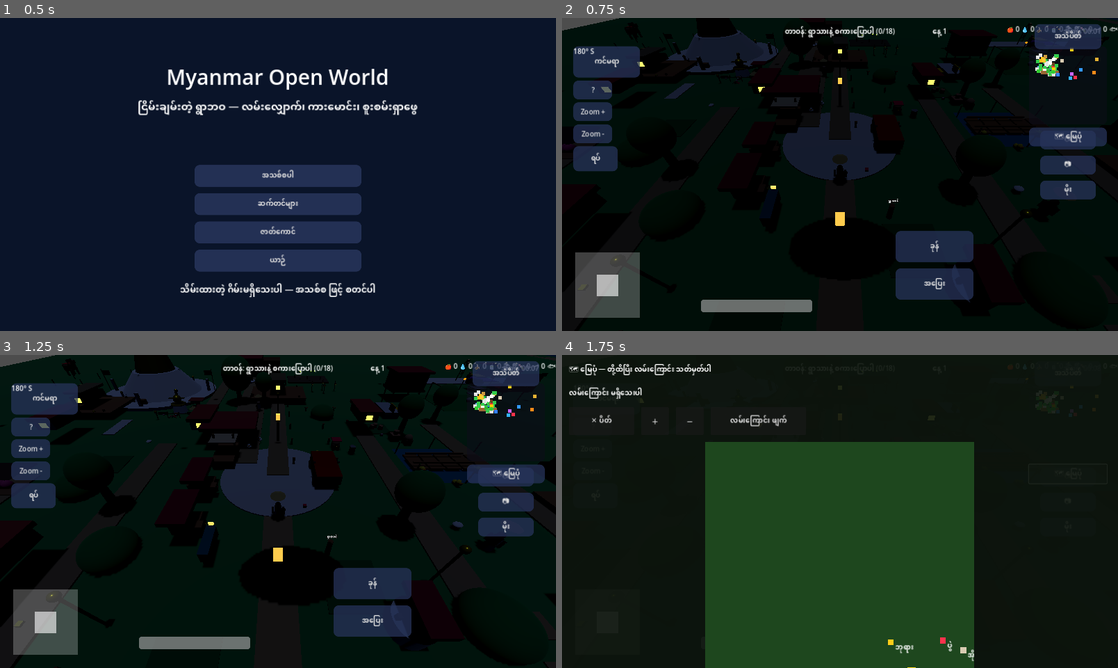
Above: before the commit, frames 1-4 (two rows, left to right).
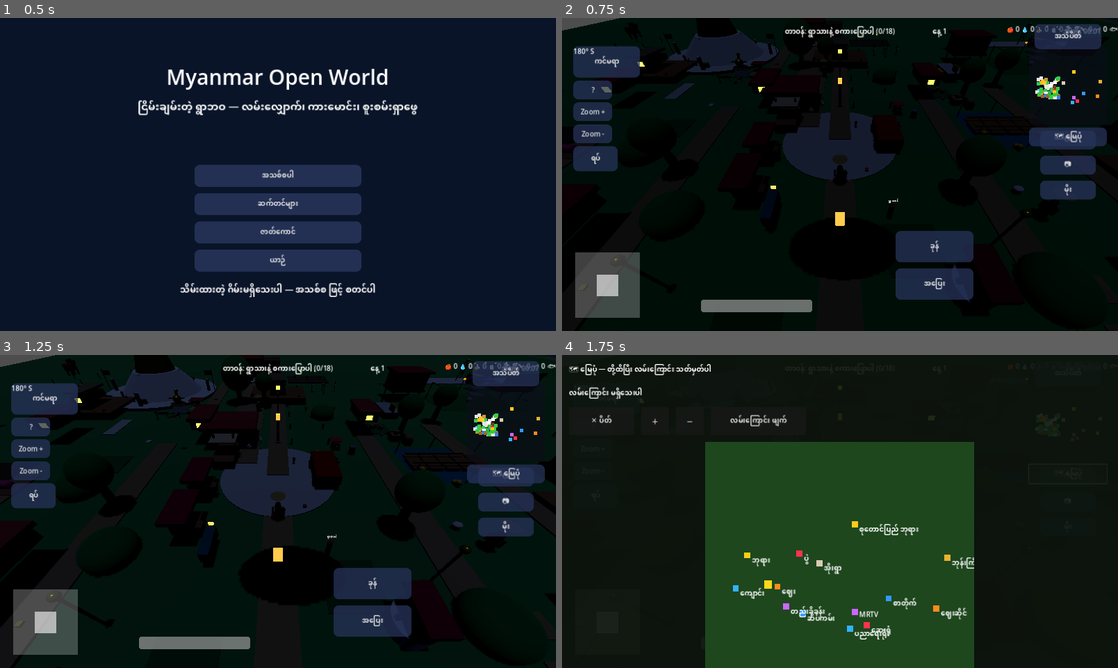
Above: after the commit, the same moments.

Repository: sudohlaingwin/gta-open-world
Game: Godot game, scene res://scenes/ui/main_menu.tscn
Same seed, same stepped clock (60 frames per second), same inputs: the game is played once before the commit and once after it.
Inputs:
- Up to frame 1 (0.5 s): no input
- Up to frame 2 (0.75 s): click "အသစ်စပါ" at 0.5 s
- Up to frame 3 (1.25 s): no input
- Up to frame 4 (1.75 s): click "🗺 မြေပုံ" at 1.25 s

Frame 1 is identical in both runs. In frame 2, 0.6% of the frame differs, in the area x 85-98%, y 9-28%; in frame 3, 0.6%; in frame 4, 1.5%, in the area x 30-75%, y 53-100%.

Commit message:
Slice 49: generalise the map transform (audit item 6, re-scoped and closed) + review of opponent slice-75 (f2cf739)

Diff:
--- /dev/null
+++ b/map_transform.gd
@@ -0,0 +1,121 @@
+## Slice 49: ONE shared world<->map transform for every map surface.
+## Re-scope finding (audit item 6, verified by code reading + a headless
+## probe on the pre-change tree): the audit's "+-50 m" complaint was
+## already half-fixed by Slice 37 (world map re-centred to centre x 90 /
+## span 320), but TWO live defects remained, both in the transform:
+## 1. The minimap (player.gd put()) applied the X mapping to Z as well:
+##    (wpos.z + 70.0) / 320.0 * 170.0 treats Z as if it spanned
+##    -70..250 (the X range) instead of the real -110..110. The whole
+##    northern strip (z -110..-70) pinned to the panel's top edge, and
+##    the village centre (z 0) sat at 37 px of 170 (22% down) instead of
+##    centred. The minimap and the world map DISAGREED on Z for the
+##    same world point. The 170 px panel size was also stale: the
+##    MinimapPanel is anchor-relative (0.84-0.98 x 0.09-0.34 of the
+##    viewport), so on a real phone it is not 170 px at all (179x180
+##    in the headless 1280x720 probe) and dots clustered in the
+##    panel's top-left corner.
+## 2. The world map (world_map.gd) placed its markers in the WRONG
+##    coordinate space: world_to_map returned OVERLAY coordinates
+##    (centre includes _map_area.position) but the dots are children
+##    of _map_area, so their positions are read as AREA-LOCAL. The
+##    probe proved it exactly: the pagoda dot's global position was
+##    (750.55, 654.23) against an expected screen position of
+##    (427.15, 461.23) — off by (323.4, 193.0), exactly
+##    _map_area.position (330.4, 200) minus the 7 px dot half-size.
+##    Dots were displaced down-right and clipped at the area edge.
+##    The tap path had the mirror-image bug: _gui_input delivers
+##    AREA-LOCAL positions, but map_to_world treated them as overlay
+##    coordinates, so a tap on empty map landed ~171 m west / ~69 m
+##    north of the finger at zoom 1 on a 1920x1080 screen. (Tapping
+##    exactly on a displaced dot round-tripped by accident, because
+##    the two offsets cancel — which is why the feature looked alive
+##    while the map itself rendered wrong.)
+## This file fixes both by construction: one fit-the-rect transform,
+## bounds read from the live ground plane, area-local coordinates
+## for every map surface. The world map's on-screen mapping for a
+## square area is PIXEL-IDENTICAL to the old formula (same scale,
+## same centre, same zoom-about-centre + pan); only the coordinate
+## space is corrected and the tap clamp is tightened to the ground
+## rect (taps in the old square region's void bands used to place a
+## beacon at z up to +-160, beyond the ground plane, where the
+## player can never walk — they now clamp to the ground edge).
+## Guidance (Slice 34) and the beacon use raw world coordinates and
+## are untouched by this file.
+class_name MapTransform
+extends RefCounted
+
+## Fallback bounds: the actual ground rect from main.tscn
+## (GroundMesh PlaneMesh 320x220 at (90, 0, 0) -> x -70..250,
+## z -110..110). Used only if configure_from_ground never runs;
+## in the live game it always runs at world spawn (player._ready)
+## and again whenever the world map opens, so the scene is the
+## single source of truth and this fallback is never consulted.
+static var min_x: float = -70.0
+static var max_x: float = 250.0
+static var min_z: float = -110.0
+static var max_z: float = 110.0
+static var configured: bool = false
+
+
+## Reads the bounds from a ground MeshInstance3D: PlaneMesh size
+## maps to world x/z spans (times the node's global scale), and the
+## node's global position is the rect centre. Returns false (and
+## keeps the previous bounds) when anything is missing or degenerate.
+static func configure_from_ground(ground: Node3D) -> bool:
+	if ground == null:
+		return false
+	var mi := ground as MeshInstance3D
+	if mi == null:
+		return false
+	var plane := mi.mesh as PlaneMesh
+	if plane == null:
+		return false
+	var sx := plane.size.x * mi.global_transform.basis.x.length()
+	var sz := plane.size.y * mi.global_transform.basis.z.length()
+	if sx <= 0.0 or sz <= 0.0:
+		return false
+	var c := mi.global_position
+	min_x = c.x - sx * 0.5
+	max_x = c.x + sx * 0.5
+	min_z = c.z - sz * 0.5
+	max_z = c.z + sz * 0.5
+	configured = true
+	return true
+
+
+## World metres -> panel-local pixels. The world rect is fitted
+## into the panel preserving aspect: the scale is limited by the
+## tighter axis and the shorter axis is centred, so a square panel
+## shows the 320x220 world with void bands top/bottom (exactly the
+## old world map's square-region rendering) and a non-square panel
+## never stretches the world.
+static func world_to_panel(wx: float, wz: float, panel_size: Vector2) -> Vector2:
+	var span_x := max_x - min_x
+	var span_z := max_z - min_z
+	if panel_size.x <= 0.0 or panel_size.y <= 0.0 or span_x <= 0.0 or span_z <= 0.0:
+		return Vector2.ZERO
+	var s := minf(panel_size.x / span_x, panel_size.y / span_z)
+	var off := (panel_size - Vector2(span_x, span_z) * s) * 0.5
+	return off + Vector2(wx - min_x, wz - min_z) * s
+
+
+## Panel-local pixels -> world metres, clamped to the ground rect
+## (a tap in a void band lands on the ground edge, never in the void
+## beyond the plane where the player cannot walk).
+static func panel_to_world(px: float, py: float, panel_size: Vector2) -> Vector2:
+	var span_x := max_x - min_x
+	var span_z := max_z - min_z
+	if panel_size.x <= 0.0 or panel_size.y <= 0.0 or span_x <= 0.0 or span_z <= 0.0:
+		return Vector2.ZERO
+	var s := minf(panel_size.x / span_x, panel_size.y / span_z)
+	var off := (panel_size - Vector2(span_x, span_z) * s) * 0.5
+	var w := (Vector2(px, py) - off) / s
+	return Vector2(clampf(w.x + min_x, min_x, max_x), clampf(w.y + min_z, min_z, max_z))
+
+
+## Keeps a marker dot fully inside its panel (dot_size is the dot's
+## own size, so no panel-size or dot-size literal lives anywhere).
+static func clamp_dot(pos: Vector2, panel_size: Vector2, dot_size: Vector2) -> Vector2:
+	return Vector2(
+		clampf(pos.x, 0.0, maxf(panel_size.x - dot_size.x, 0.0)),
+		clampf(pos.y, 0.0, maxf(panel_size.y - dot_size.y, 0.0)))
--- a/player.gd
+++ b/player.gd
@@ -49,6 +49,7 @@
 var touch_yaw_left: bool = false
 var touch_yaw_right: bool = false
 var minimap_dots: Dictionary = {}
+var minimap_panel: Control = null
 var compass_label: Label = null
 # Slice 34: waypoint guidance HUD (completes the Slice 28 map waypoint).
 # Nodes live in the real scene (JoystickLayer/GuidePanel34) and are
@@ -246,6 +247,20 @@
 	_apply_outfit()
 	_apply_hud_scale()
 	apply_graphics_quality()
+	_configure_map_bounds()
+
+
+## Slice 49: the shared map transform reads the live ground plane
+## once at spawn (GroundMesh PlaneMesh 320x220 at (90, 0, 0) in
+## main.tscn), so the minimap, the world map, and the waypoint all
+## derive their bounds from the same scene source. Falls back to
+## the same rect if the node is ever absent (MapTransform keeps its
+## fallback bounds in that case); the world map re-configures on
+## open as a second guarantee.
+func _configure_map_bounds() -> void:
+	var ground := get_node_or_null("../GroundMesh") as Node3D
+	if ground != null:
+		MapTransform.configure_from_ground(ground)
 
 
 ## Audit item 4: graphics quality. Reads SaveManager.graphics_quality
@@ -1185,16 +1200,24 @@
 	if guide_dist != null:
 		guide_dist.text = "%d m" % int(dist)
 
-## Slice 10 REAL minimap: dots positioned from real world positions
-## (world spans roughly -50..50 on x/z; the panel is ~170 px, so
-## (w + 50) / 100 * 170 maps world to panel). Unlike a static
-## panel with a rotating icon, these dots actually move: player
-## (yellow), villagers (green), pagoda (gold), vehicles (white).
+## Slice 10 REAL minimap, Slice 49 transform: dots positioned from
+## real world positions through the SHARED MapTransform (bounds read
+## from the live GroundMesh at spawn, not literals). The old Slice 10
+## formula ((w + 70) / 320 * 170, same for x and z) is gone: it
+## applied the X range (-70..250) to Z as well, pinning the whole
+## northern strip (z -110..-70) to the panel's top edge, and its
+## hardcoded 170 px panel size was stale — MinimapPanel is
+## anchor-relative, so its real size comes from the panel itself.
+## Dots are clamped by their own size, so nothing hangs off the
+## panel edge. Unlike a static panel with a rotating icon, these
+## dots actually move: player (yellow), villagers (green), pagoda
+## (gold), vehicles (white).
 func _update_minimap() -> void:
 	if minimap_dots.is_empty():
 		var panel := get_node_or_null("../JoystickLayer/MinimapPanel")
 		if panel == null:
 			return
+		minimap_panel = panel as Control
 		for name in ["PlayerDot", "VillagerDot1", "VillagerDot2", "VillagerDot3", "VillagerDot4", "PagodaDot",
 				"VehicleDotCar", "VehicleDotCart", "VehicleDotMotorcycle", "VehicleDotAirplane",
 				"VehicleDotCow", "VehicleDotHelicopter",
@@ -1212,10 +1235,10 @@
 			return
 	var put := func(dot_name: String, wpos: Vector3) -> void:
 		var dot: ColorRect = minimap_dots.get(dot_name)
-		if dot != null:
-			var mx := clampf((wpos.x + 70.0) / 320.0 * 170.0, 0.0, 162.0)
-			var my := clampf((wpos.z + 70.0) / 320.0 * 170.0, 0.0, 162.0)
-			dot.position = Vector2(mx, my)
+		if dot != null and minimap_panel != null:
+			dot.position = MapTransform.clamp_dot(
+				MapTransform.world_to_panel(wpos.x, wpos.z, minimap_panel.size),
+				minimap_panel.size, dot.size)
 	put.call("PlayerDot", global_position)
 	var villagers := get_tree().get_nodes_in_group("villagers")
 	for i in range(min(villagers.size(), 10)):
--- a/world_map.gd
+++ b/world_map.gd
@@ -10,15 +10,25 @@
 ## Clear removes it. The waypoint also shows on the minimap (player.gd
 ## reads has_waypoint/waypoint) and as a red beacon in the world.
 ## Zoom is button-driven (touch-friendly); drag pans the map.
-## Pause bookkeeping: opening records whether the tree was already
-## paused and closing restores exactly that state (never unpauses
-## unconditionally). The panel uses pause_mode always (set in the scene)
-## so its buttons work while the tree is paused.
+## Slice 49 (audit item 6, re-scoped): the world map no longer owns
+## its own centre/span constants — it uses the SHARED MapTransform
+## (bounds read from the live GroundMesh, same source as the
+## minimap). The Slice 28 formula's VALUES are preserved exactly
+## (same scale, same zoom-about-centre + pan), but its coordinate
+## SPACE is corrected: the old world_to_map returned OVERLAY
+## coordinates (centre included _map_area.position) while the dots
+## are children of _map_area, so every dot rendered displaced by
+## _map_area.position and clipped at the area edge — and taps,
+## which _gui_input delivers AREA-LOCAL, were read back as overlay
+## coordinates, landing ~171 m / ~69 m off at zoom 1. Both paths are
+## area-local now. One deliberate difference from the old tap clamp:
+## taps in the square area's void bands (world z beyond +-110) used
+## to place a beacon up to z +-160, outside the ground plane where
+## the player can never walk; they now clamp to the ground edge.
+## Slice 34 guidance and the beacon use raw world coordinates and
+## are untouched by this change.
 extends Control
 
-const WORLD_HALF: float = 160.0
-const WORLD_SPAN: float = 320.0
-const WORLD_CENTER_X: float = 90.0
 const MIN_ZOOM: float = 0.5
 const MAX_ZOOM: float = 3.0
 const TAP_SLOP_PX: float = 14.0
@@ -182,27 +192,35 @@
 	_update_markers()
 
 
-## Shared transform, documented once: world metres (-50..50 on x/z) map
-## linearly onto the square map area, scaled by zoom and shifted by pan.
-## Same orientation as the minimap (panel x from world x, panel y from
-## world z) so the two maps never disagree.
+## Shared transform, documented once (Slice 49): world metres map
+## through the shared MapTransform onto the map AREA, in AREA-LOCAL
+## coordinates (the dots are children of _map_area, so their
+## positions are read in area space — NOT overlay space). Same
+## orientation as the minimap (panel x from world x, panel y from
+## world z) so the two maps never disagree. Zoom scales about the
+## area centre; pan shifts after zoom. The area is square, so the
+## fit scale is side/320 and the 320x220 world sits centred with
+## void bands top/bottom — the same rendering the Slice 28 square
+## region produced, pixel for pixel.
 func world_to_map(wx: float, wz: float) -> Vector2:
 	if _map_area == null:
 		return Vector2.ZERO
-	var scale := (_map_area.size.x / WORLD_SPAN) * zoom
-	var center := _map_area.position + _map_area.size * 0.5
-	return center + Vector2(wx - WORLD_CENTER_X, wz) * scale + pan
-
-
-func map_to_world(screen_pos: Vector2) -> Vector2:
+	var base := MapTransform.world_to_panel(wx, wz, _map_area.size)
+	return _map_area.size * 0.5 + (base - _map_area.size * 0.5) * zoom + pan
+
+
+## Inverse of world_to_map. Takes AREA-LOCAL coordinates — exactly
+## what _gui_input delivers for touches on _map_area (documented
+## Godot behaviour: event positions are relative to the control).
+## Clamped to the ground rect by MapTransform (see the Slice 49
+## header note about the old +-160 z clamp).
+func map_to_world(area_pos: Vector2) -> Vector2:
 	if _map_area == null:
 		return Vector2.ZERO
-	var scale := (_map_area.size.x / WORLD_SPAN) * zoom
-	if scale <= 0.0:
+	if zoom == 0.0:
 		return Vector2.ZERO
-	var center := _map_area.position + _map_area.size * 0.5
-	var w := (screen_pos - center - pan) / scale
-	return Vector2(clampf(w.x + WORLD_CENTER_X, WORLD_CENTER_X - WORLD_HALF, WORLD_CENTER_X + WORLD_HALF), clampf(w.y, -WORLD_HALF, WORLD_HALF))
+	var base := _map_area.size * 0.5 + (area_pos - pan - _map_area.size * 0.5) / zoom
+	return MapTransform.panel_to_world(base.x, base.y, _map_area.size)
 
 
 func _world_root() -> Node:
@@ -242,8 +260,7 @@
 	var player := world.get_node_or_null("Player") as Node3D
 	if player != null and _player_dot != null:
 		var pp := world_to_map(player.global_position.x, player.global_position.z)
-		pp.x = clampf(pp.x, _map_area.position.x, _map_area.position.x + _map_area.size.x - 18.0)
-		pp.y = clampf(pp.y, _map_area.position.y, _map_area.position.y + _map_area.size.y - 18.0)
+		pp = MapTransform.clamp_dot(pp, _map_area.size, _player_dot.size)
 		_player_dot.position = pp
 	if _waypoint_dot != null:
 		_waypoint_dot.visible = has_waypoint
@@ -279,10 +296,23 @@
 
 
 func open_map() -> void:
+	_configure_map_bounds()
 	was_paused = get_tree().paused
 	visible = true
 	get_tree().paused = true
 	_update_markers()
+
+
+## Slice 49: second guarantee that the shared transform reads the
+## live ground plane (the first is player._ready at spawn). The map
+## only ever opens in-game, long after spawn, so this refresh is
+## cheap insurance against any _ready ordering change.
+func _configure_map_bounds() -> void:
+	var world := _world_root()
+	if world != null:
+		var ground := world.get_node_or_null("GroundMesh") as Node3D
+		if ground != null:
+			MapTransform.configure_from_ground(ground)
 
 
 func close_map() -> void:
@@ -301,6 +331,10 @@
 	_info_label.text = "လမ်းကြောင်း မရှိသေးပါ"
 
 
+## Slice 49 contract: screen_pos is AREA-LOCAL (what _gui_input
+## delivers for touches on _map_area). The caller passes the touch
+## position unchanged; map_to_world no longer treats it as overlay
+## coordinates, so a tap now lands where the finger actually is.
 func set_waypoint_from_screen(screen_pos: Vector2) -> void:
 	waypoint = map_to_world(screen_pos)
 	has_waypoint = true
Not shown, changed: README.md
